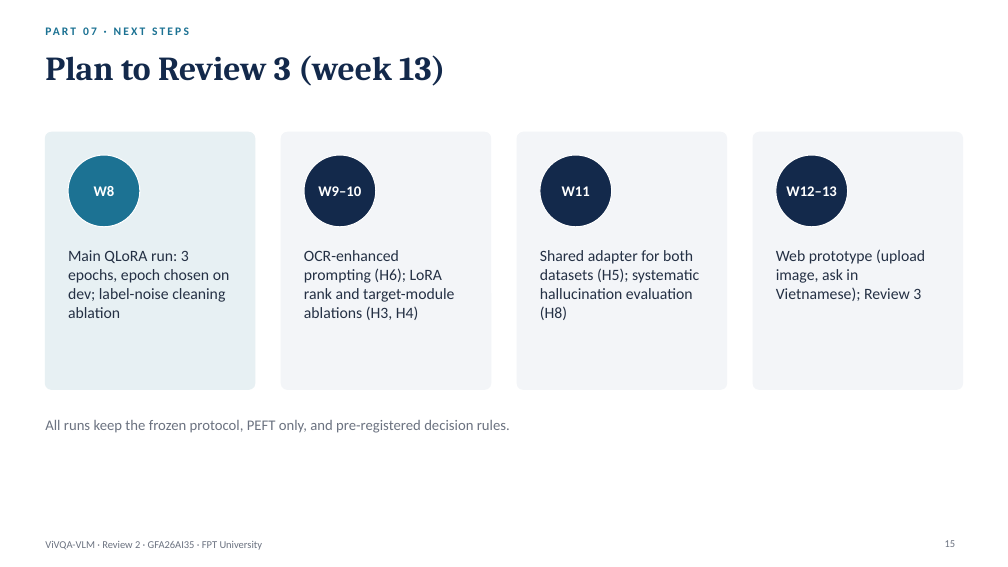
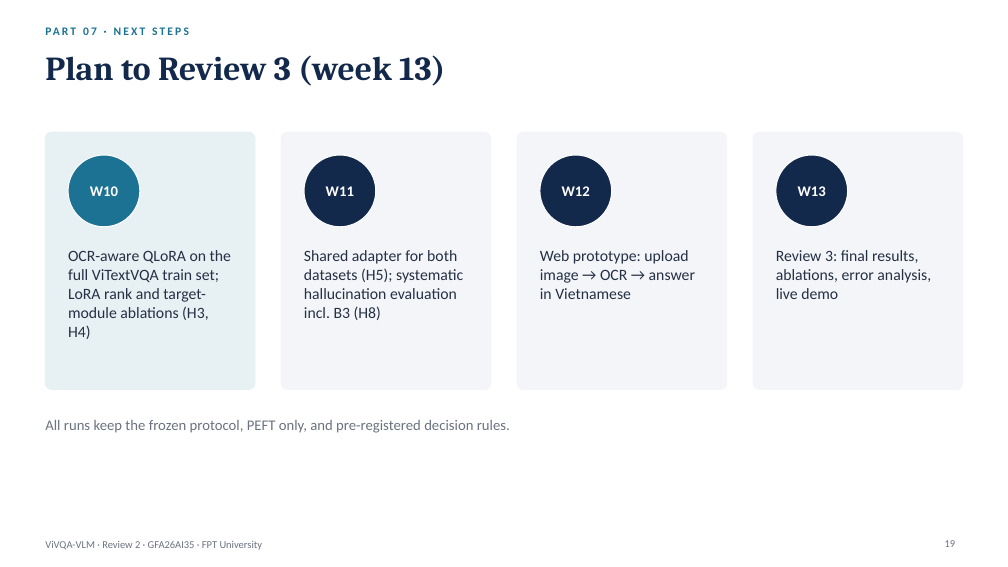
Before and after one commit to PLHGNAOH/ViVQA-VLM, a slide deck: slide 19 of docs/W07/ViVQA-VLM_Review2_EN.pptx (slide 15 before the commit). Drawn at 1008x567 pixels with LibreOffice and Linux fonts; fonts in the diff are those of the drawing. Boxes give left, top, right and bottom in pixels: in the first picture for what was removed or moved away, otherwise in the second. Text is boxed around its words. In the diff, an @@ line names an element or a change of style, - is before the commit and + after.

```diff
--- a/docs/W07/ViVQA-VLM_Review2_EN.pptx
+++ b/docs/W07/ViVQA-VLM_Review2_EN.pptx
@@ text at (90,186,118,196): text changed @@
-W8
+W10
@@ text at (326,186,354,196): text changed @@
-W9–10
+W11
@@ text at (562,186,590,196): text changed @@
-W11
+W12
@@ text at (798,186,826,196): text changed @@
-W12–13
+W13
@@ text at (68,250,231,339): text changed @@
-Main QLoRA run: 3 epochs, epoch chosen on dev; label-noise cleaning ablation
+OCR-aware QLoRA on the full ViTextVQA train set; LoRA rank and target-module ablations (H3, H4)
@@ text at (304,250,463,320): text changed @@
-OCR-enhanced prompting (H6); LoRA rank and target-module ablations (H3, H4)
+Shared adapter for both datasets (H5); systematic hallucination evaluation incl. B3 (H8)
@@ text at (540,250,695,299): text changed @@
-Shared adapter for both datasets (H5); systematic hallucination evaluation (H8)
+Web prototype: upload image → OCR → answer in Vietnamese
@@ text at (776,250,931,299): text changed @@
-Web prototype (upload image, ask in Vietnamese); Review 3
+Review 3: final results, ablations, error analysis, live demo
```
Also in this commit, not shown: 9 other slides changed, 4 slides added, 5 other files.
